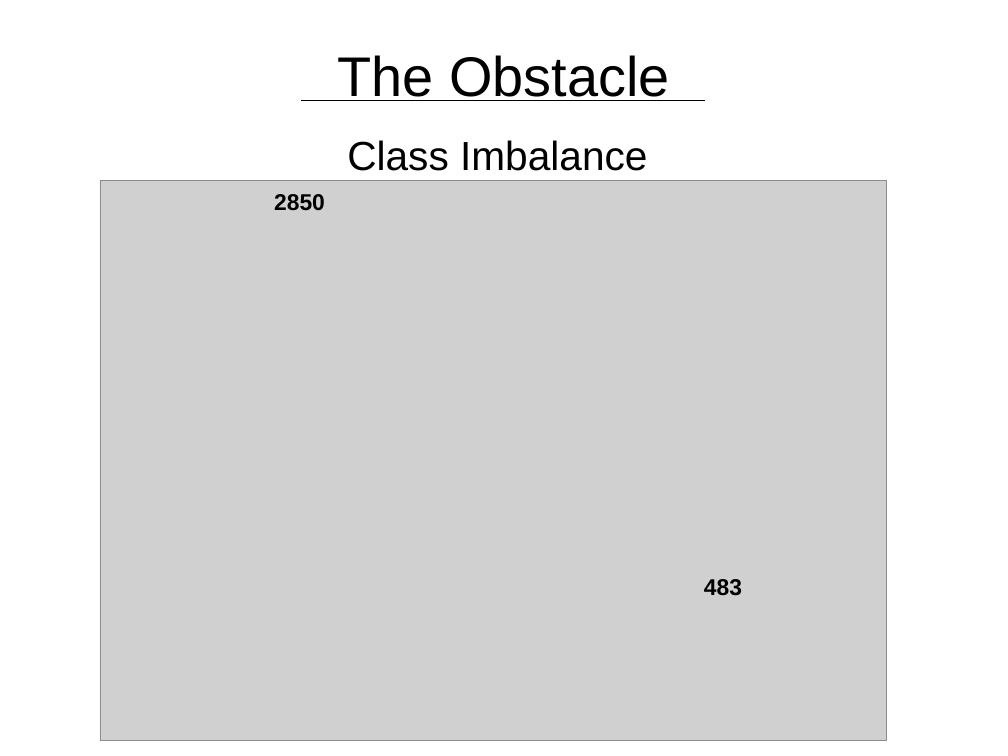
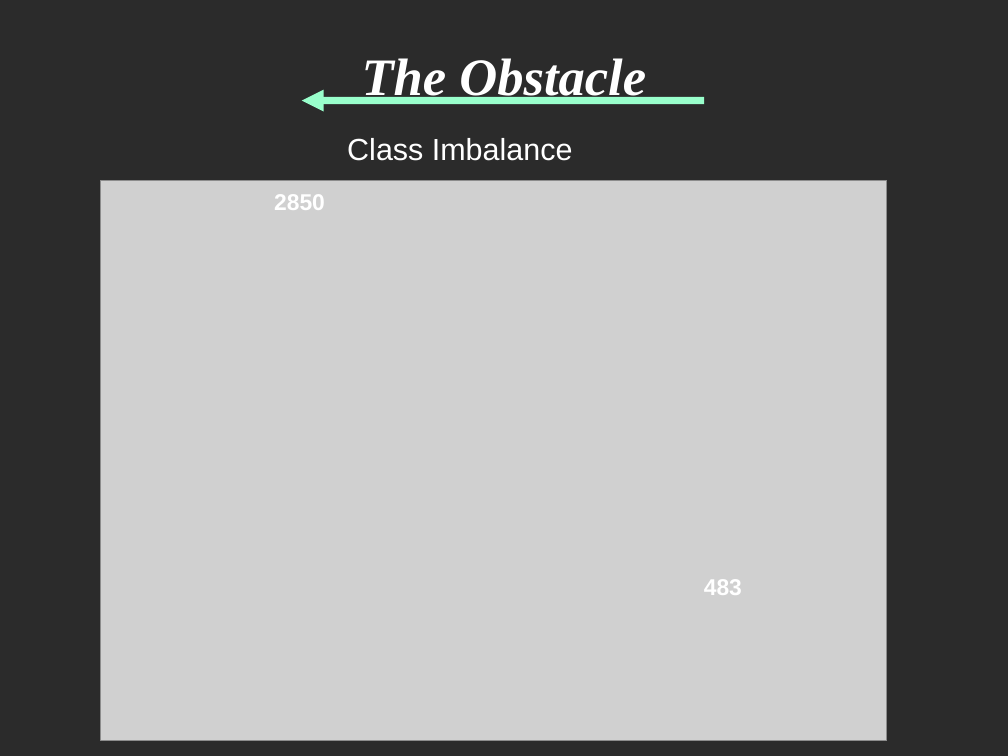
Before and after one commit to tcmcaleer/SyriaTel-Customer-Retention, a slide deck: slide 3 of Presentation.odp. Drawn at 1008x756 pixels with LibreOffice and Linux fonts; fonts in the diff are those of the drawing; grey boxes stand for pictures; background and template pictures are left out; a plain dark background stands for a picture behind light text. Boxes give left, top, right and bottom in pixels: in the first picture for what was removed or moved away, otherwise in the second. Text is boxed around its words. In the diff, an @@ line names an element or a change of style, - is before the commit and + after.

```diff
--- a/Presentation.odp
+++ b/Presentation.odp
@@ background #FFFFFF to picture (left out) @@
@@ title "The Obstacle" at [362, 58, 646, 104]: size 44 to 41.4 pt, font Arial to Times New Roman, text colour #000000 to #FFFFFF, bold on, italic on @@
@@ line (302, 101) - (704, 101): line to arrow; stroke #000000 0 pt to #99FFCC 5.75 pt @@
@@ text "Class Imbalance" at [347, 138, 573, 161]: size 32 to 24 pt, text colour #000000 to #FFFFFF @@
@@ text "2850" at [274, 194, 325, 210]: text colour #000000 to #FFFFFF @@
@@ text "483" at [704, 579, 742, 595]: text colour #000000 to #FFFFFF @@
```
Also in this commit, not shown: 7 other slides changed, 1 other file.
